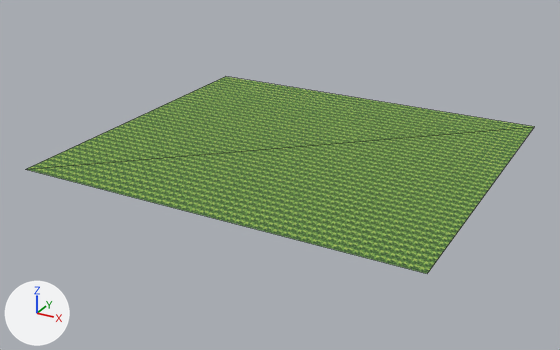
Before and after pictures for a commit that changed the glTF model games/hearthmoor/areas/alfheim/public/art/kit/scene_ground.glb.
Camera for both pictures: a camera (50 mm lens) standing at (76.9, -148.2, 66.0) and looking at (-2.2, -4.2, -6.0). Lighting does not change. The marker at lower left points along +X, +Y and +Z. The first picture is the older version. Mesh edges are drawn as thin lines.

The first picture shows 'scene_ground'.
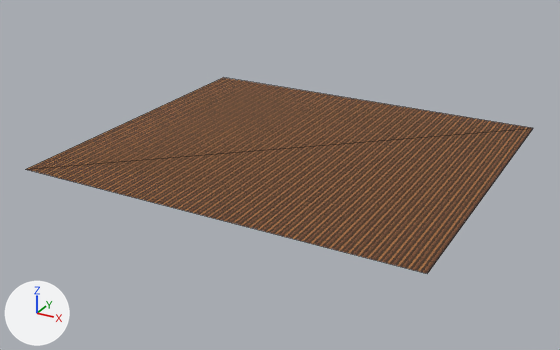
The newer file is also rescaled (x0.889), turned or shifted as a whole; pictures and numbers use the older file's frame.

Edits to the scene script, one JSON object a line:
```json
{"op": "add", "block": "img_timber", "code": ["img_timber = load_image('timber', '_unpacked/timber', 32, 32, 'sRGB')"]}
{"op": "add", "block": "mat_timber", "code": ["mat_timber = bpy.data.materials.new('timber')", "# uses the picture img_timber"]}
{"block": "me_scene_ground", "where": "# used by ob_scene_ground; location = (0.0, 0.0, 0.0)"}
{"op": "remove", "block": "me_scene_ground", "code": "me_scene_ground.from_pydata(...)  # 4 vertices, 2 faces; spans x -45.0..45.0, y -40.0..40.0, z 0.0"}
{"op": "remove", "block": "me_scene_ground", "code": "me_scene_ground.materials.append(mat_moss)"}
{"op": "add", "block": "me_scene_ground", "code": "me_scene_ground.from_pydata(...)  # 4 vertices, 2 faces; spans x -45.0..45.0, y -40.0..38.8, z 0.0"}
{"block": "me_scene_ground", "change": "edits to the shape of me_scene_ground do not show in these pictures"}
{"op": "add", "block": "me_scene_ground", "code": "me_scene_ground.materials.append(mat_timber)"}
```

What differs and where, as boxes (x1, y1, x2, y2) in the pictures (560 x 350 px):
```json
{"object": "scene_ground", "change": "recoloured", "before": [26, 77, 533, 274], "after": [26, 77, 533, 274], "on screen": "green to brown"}
```
